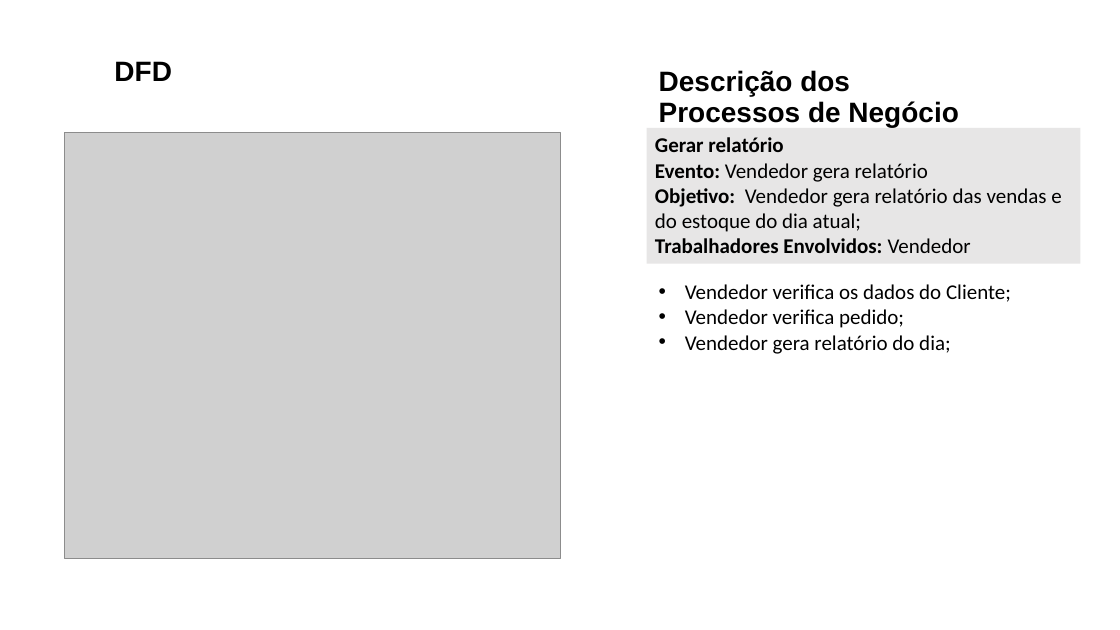
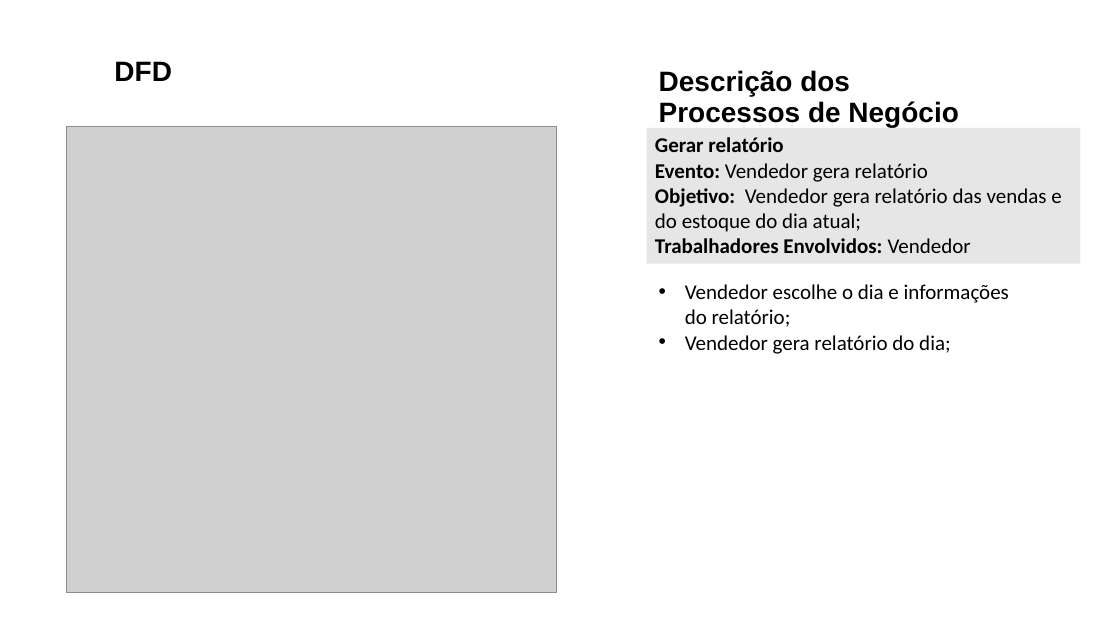
Before and after one commit to lucaskurata/Engenharia-de-Requisitos-Ericson, a slide deck: slide 3 of ACS/AC7/OPE_PlotTwist_AC07_V2.pptx. Drawn at 1120x630 pixels with LibreOffice and Linux fonts; fonts in the diff are those of the drawing; grey boxes stand for pictures. Boxes give left, top, right and bottom in pixels: in the first picture for what was removed or moved away, otherwise in the second. Text is boxed around its words. In the diff, an @@ line names an element or a change of style, - is before the commit and + after.

```diff
--- a/ACS/AC7/OPE_PlotTwist_AC07_V2.pptx
+++ b/ACS/AC7/OPE_PlotTwist_AC07_V2.pptx
@@ picture: place and size @@
-picture at [65, 132, 560, 558]
+picture at [66, 126, 557, 592]
@@ text at [685, 284, 1009, 327]: text changed @@
-• Vendedor verifica os dados do Cliente;
-• Vendedor verifica pedido;
+• Vendedor escolhe o dia e informações do relatório;
```
Also in this commit, not shown: 1 other slide changed.
